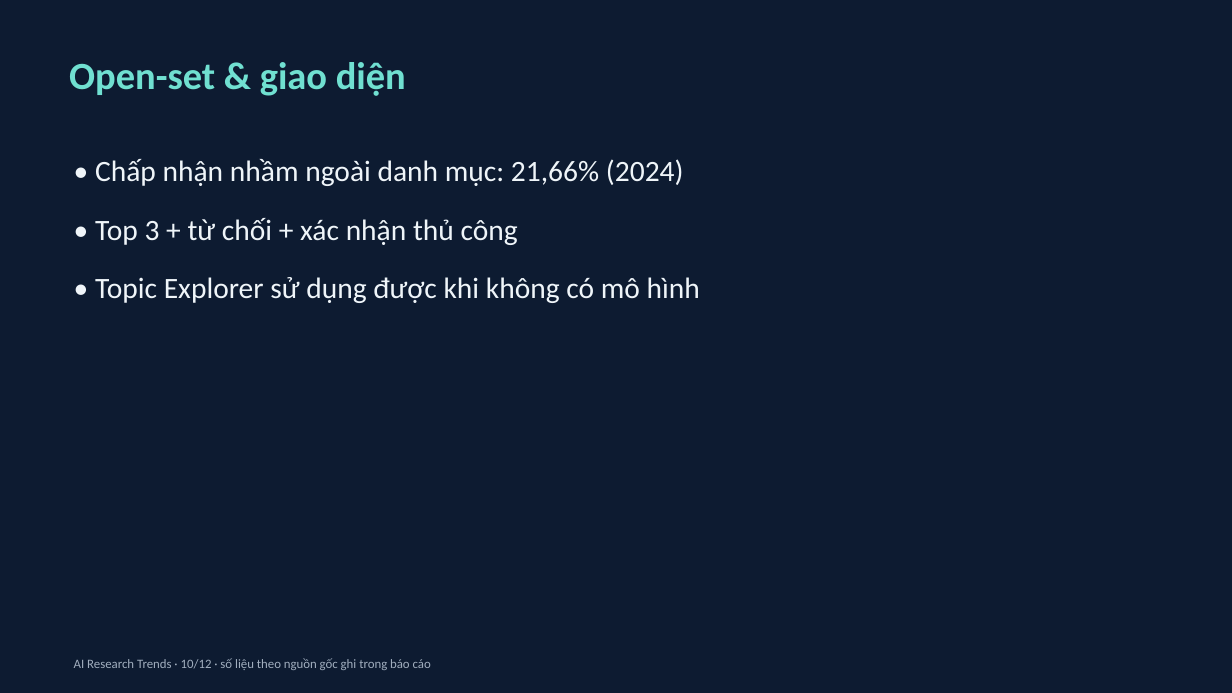
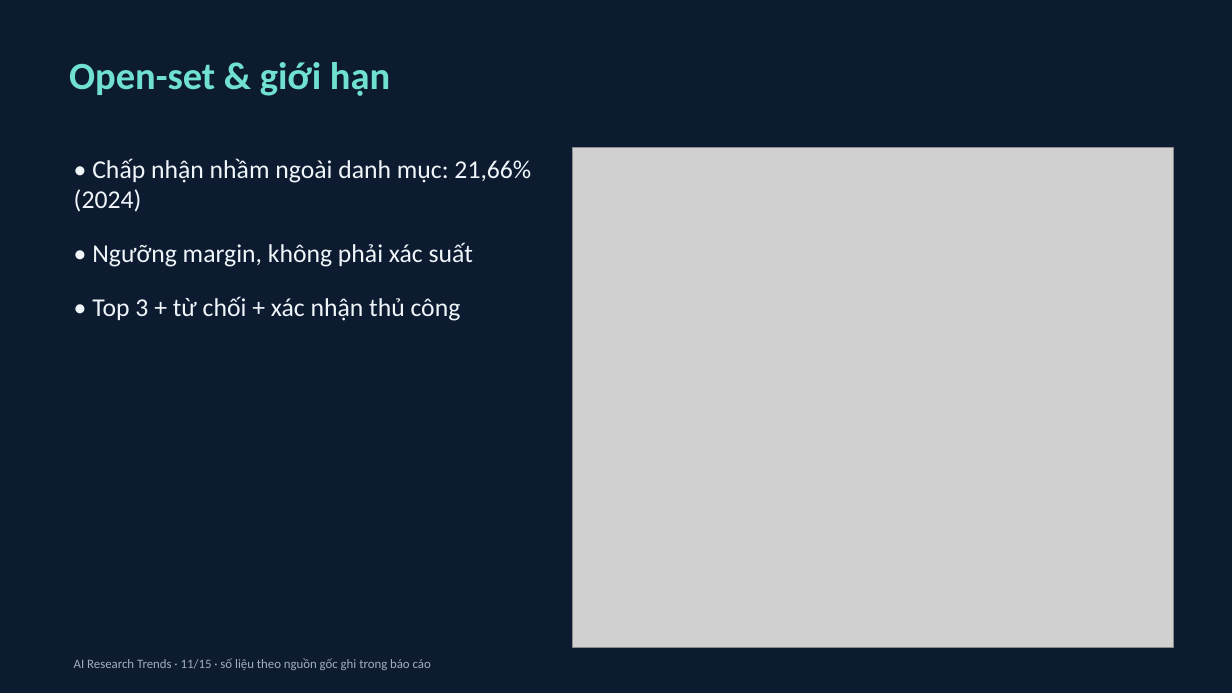
Before and after one commit to namkhanh2k5/AI-Research-Trends, a slide deck: slide 11 of deliverables/presentation/FINAL_PRESENTATION.pptx (slide 10 before the commit). Drawn at 1232x693 pixels with LibreOffice and Linux fonts; fonts in the diff are those of the drawing; grey boxes stand for pictures. Boxes give left, top, right and bottom in pixels: in the first picture for what was removed or moved away, otherwise in the second. Text is boxed around its words. In the diff, an @@ line names an element or a change of style, - is before the commit and + after.

```diff
--- a/deliverables/presentation/FINAL_PRESENTATION.pptx
+++ b/deliverables/presentation/FINAL_PRESENTATION.pptx
@@ text at [69, 62, 390, 96]: text changed @@
-Open-set & giao diện
+Open-set & giới hạn
@@ picture added at [573, 148, 1174, 648] @@
@@ text at [74, 158, 531, 321]: size 23 to 20 pt in "• Chấp nhận nhầm ngoài danh mục: ...", "• Top 3 + từ chối + ..." @@
@@ text at [92, 242, 473, 267]: paragraph added @@
+• Ngưỡng margin, không phải xác suất
@@ text at [95, 277, 700, 303]: paragraph removed @@
-• Topic Explorer sử dụng được khi không có mô hình
@@ text at [74, 658, 431, 670]: text changed @@
-AI Research Trends · 10/12 · số liệu theo nguồn gốc ghi trong báo cáo
+AI Research Trends · 11/15 · số liệu theo nguồn gốc ghi trong báo cáo
```
Also in this commit, not shown: 11 other slides changed, 3 slides added, 8 other files.
